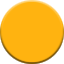
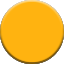
Layered file, before and after one edit (64 × 64). Changes by layer:
showed group "dark" (5 layers) over [0, 0, 64, 64]
showed "dark token" over [0, 0, 64, 64]
